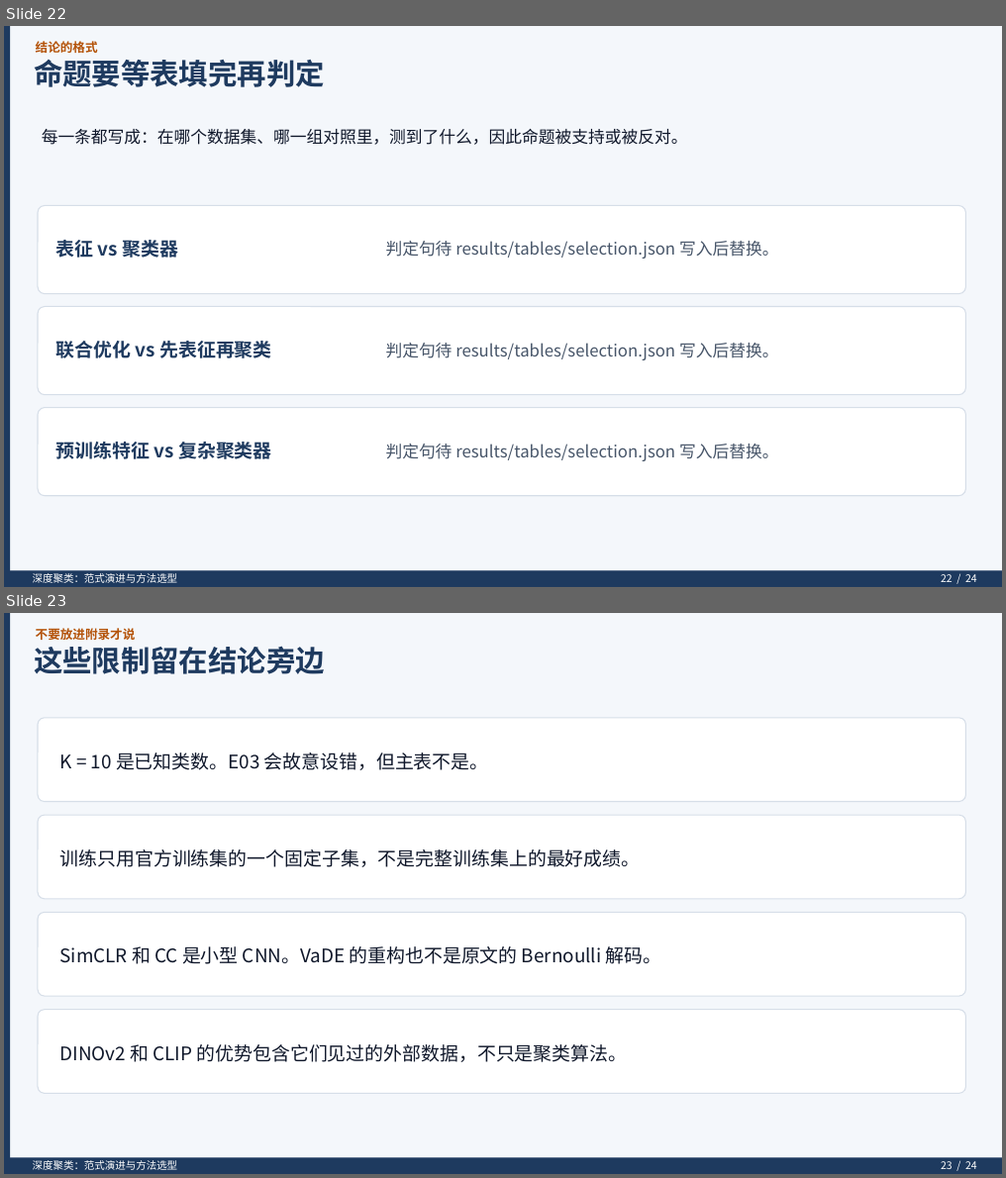
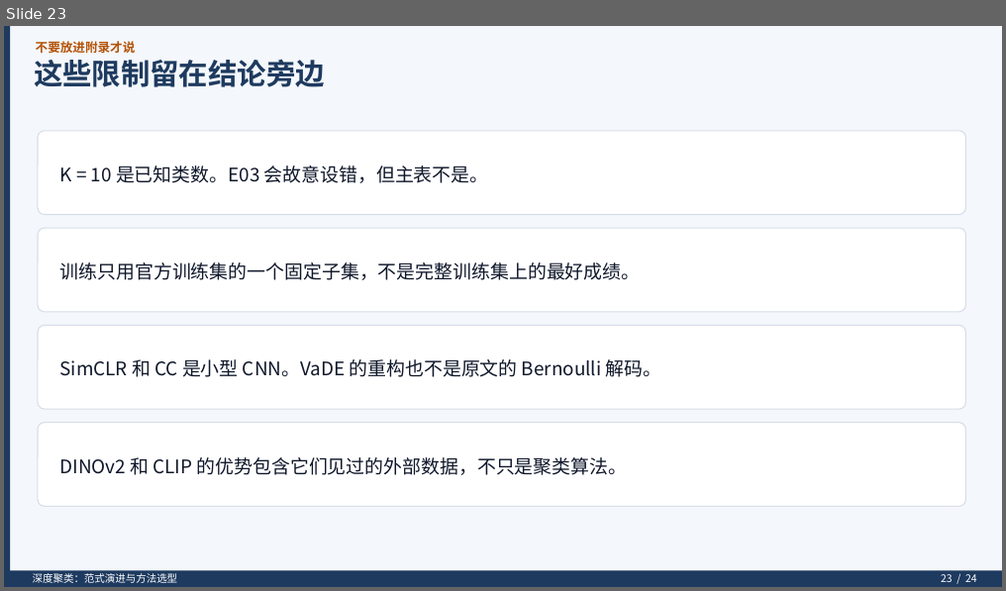
Before and after one commit to KQYaili/DeepClustering-Survey, a slide deck: presentation/DeepClustering-Survey.pptx. Shown one above the other, each under a label of ours: slides 22 and 23 before the commit, slide 23 after it. The pictures are 1006x1178 and 1006x591 pixels, drawn with LibreOffice and Linux fonts; fonts in the diff are those of the drawing. Boxes give left, top, right and bottom in pixels: in the first picture for what was removed or moved away, otherwise in the second. Text is boxed around its words. In the diff, an @@ line names an element or a change of style, - is before the commit and + after.

```diff
--- a/presentation/DeepClustering-Survey.pptx
+++ b/presentation/DeepClustering-Survey.pptx
@@ slide 22 removed at (4,26,1002,587), background #FFFFFF @@
@@ rectangle removed at (4,26,1002,587) @@
@@ rectangle removed at (4,26,10,587) @@
@@ text removed at (36,41,98,53) @@
-结论的格式
@@ text removed at (34,60,325,87) @@
-命题要等表填完再判定
@@ text removed at (42,129,688,145) @@
-每一条都写成：在哪个数据集、哪一组对照里，测到了什么，因此命题被支持或被反对。
@@ rounded rectangle removed at (38,205,966,294) @@
@@ text removed at (56,240,179,258) @@
-表征 vs 聚类器
@@ text removed at (386,241,778,259) @@
-判定句待 results/tables/selection.json 写入后替换。
@@ rounded rectangle removed at (38,307,966,395) @@
@@ text removed at (56,341,271,359) @@
-联合优化 vs 先表征再聚类
@@ text removed at (386,343,778,361) @@
-判定句待 results/tables/selection.json 写入后替换。
@@ rounded rectangle removed at (38,408,966,496) @@
@@ text removed at (56,442,272,460) @@
-预训练特征 vs 复杂聚类器
@@ text removed at (386,444,778,462) @@
-判定句待 results/tables/selection.json 写入后替换。
@@ rectangle removed at (4,571,1002,587) @@
@@ text removed at (33,573,178,583) @@
-深度聚类：范式演进与方法选型
@@ text removed at (941,574,977,582) @@
-22 / 24
```
Also in this commit, not shown: 4 slides changed, 1 slide added, 1 other file.
